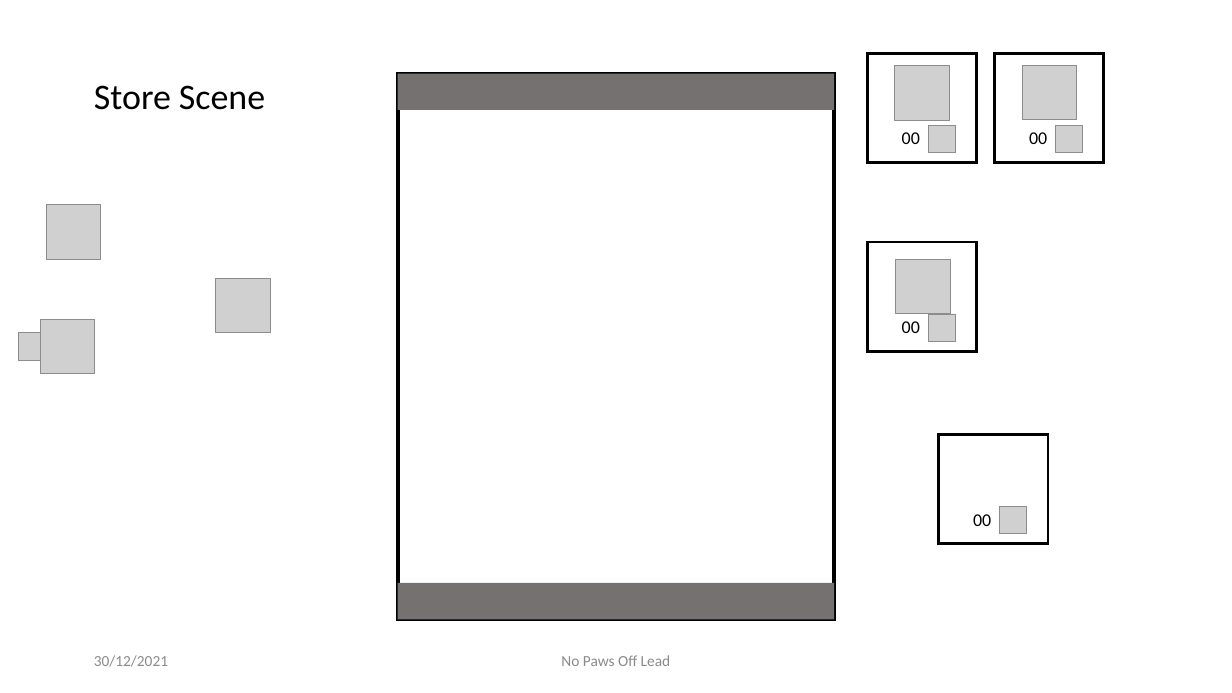
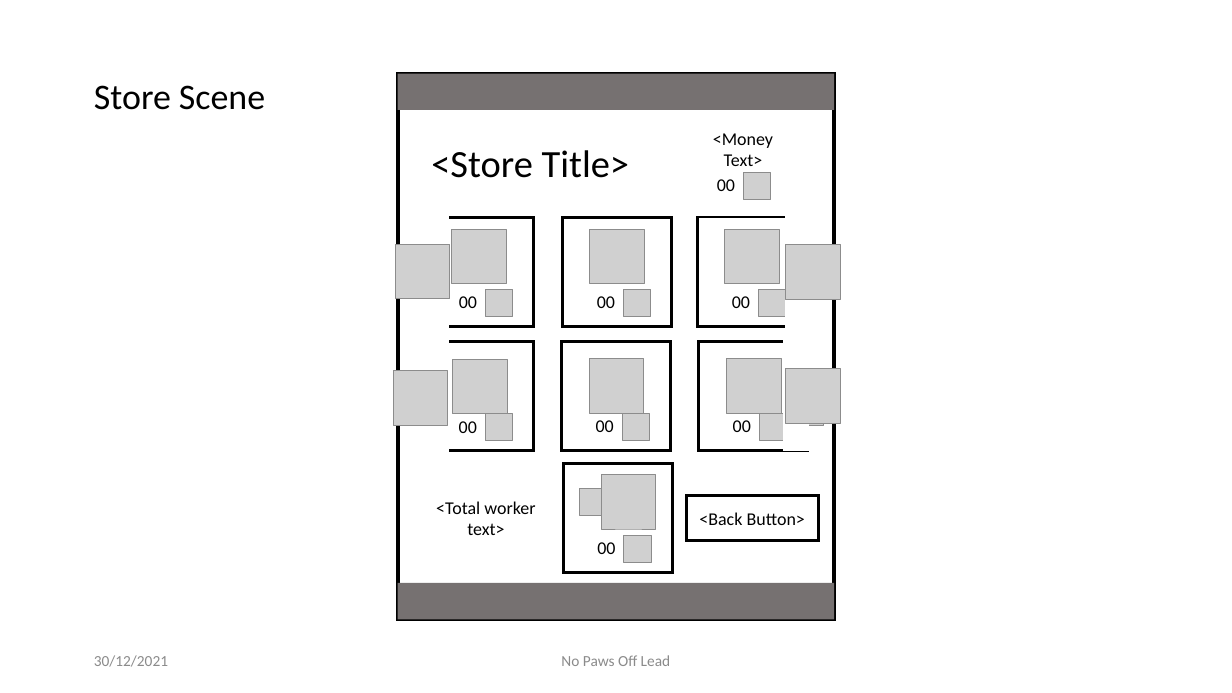
Before and after one commit to zkturman/LumberTim, a slide deck: slide 8 of Design/LumberTim Prototypes.pptx (slide 7 before the commit). Drawn at 1232x693 pixels with LibreOffice and Linux fonts; fonts in the diff are those of the drawing; grey boxes stand for pictures; background and template pictures are left out. Boxes give left, top, right and bottom in pixels: in the first picture for what was removed or moved away, otherwise in the second. Text is boxed around its words. In the diff, an @@ line names an element or a change of style, - is before the commit and + after.

```diff
--- a/Design/LumberTim Prototypes.pptx
+++ b/Design/LumberTim Prototypes.pptx
@@ text added at box(713, 133, 773, 166), 14 pt, text #000000 @@
+<Money Text>
@@ text added at box(431, 150, 630, 178), 30 pt, text #000000 @@
+<Store Title>
@@ text added at box(717, 179, 735, 191), 14 pt, text #000000 @@
+00
@@ picture added at box(743, 173, 771, 201) @@
@@ 2 pictures, 1 text, 1 rectangle: place and size @@
-2 pictures, 1 text, 1 rectangle at box(868, 54, 977, 163)
+2 pictures, 1 text, 1 rectangle at box(425, 217, 534, 326)
@@ 2 pictures, 1 rectangle: place and size @@
-2 pictures, 1 rectangle at box(995, 53, 1104, 162)
+2 pictures, 1 rectangle at box(563, 217, 672, 326)
@@ text "00": place and size @@
-text "00" at box(1029, 132, 1047, 144)
+text "00" at box(597, 296, 615, 308)
@@ 2 pictures, 1 text, 1 rectangle: place and size @@
-2 pictures, 1 text, 1 rectangle at box(868, 242, 977, 351)
+2 pictures, 1 text, 1 rectangle at box(424, 342, 533, 451)
@@ picture: place and size @@
-picture at box(46, 205, 101, 260)
+picture at box(394, 371, 448, 425)
@@ picture: place and size @@
-picture at box(215, 278, 270, 333)
+picture at box(770, 371, 824, 425)
@@ 1 picture, 1 text, 1 rectangle: place and size @@
-1 picture, 1 text, 1 rectangle at box(939, 434, 1048, 543)
+1 picture, 1 text, 1 rectangle at box(564, 464, 673, 573)
@@ picture: place and size @@
-picture at box(40, 319, 94, 373)
+picture at box(602, 475, 656, 530)
@@ group added at box(396, 217, 840, 535): 9 pictures, 7 rectangles, 4 texts @@
+00
+00
+00
+<Total worker text>
@@ picture: place and size @@
-picture at box(18, 333, 46, 360)
+picture at box(580, 488, 608, 516)
@@ rectangle added at box(687, 496, 819, 542), fill #FFFFFF, outline #000000 2.25 pt, 14 pt, text #000000 @@
+<Back Button>
```
Also in this commit, not shown: 9 other slides changed, 1 slide added, 19 other files.
